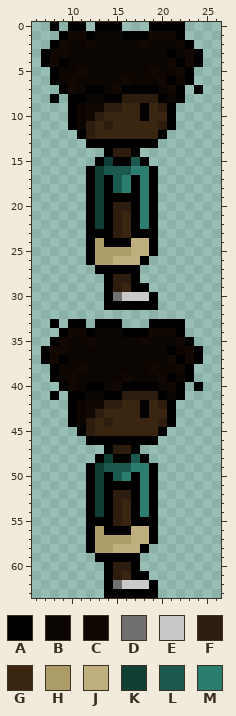
Two versions of one pixel-art sprite, SegundaChance/Assets/Sprites/Player/Mateo_idle_de_ladinho.png. Above, as it was before the edit.
The file is 32x64 pixels. Shown: x 6..26, y 0..63.
Palette (. is transparent): A #000000  B #0b0601  C #110901  D #707070  E #c9c9c9  F #2d1d0e  G #3a2511  H #ac9c67  J #bfaf7d  K #0f3e35  L #1b584d  M #2b7e6f
Pixels before, first column x 7:
 0 .A.AA.AAA...AAAA..
 1 ..ACCABBBAAACCCA..
 2 .ACBBCBBBBBCBBBCA.
 3 ACCBBBBBBBBBBBABCA
 4 ACABBBBBBBBBBBCACA
 5 .ABBCBBBBBBBCBBCA.
 6 .ABCBBBBBCBBBCABA.
 7 ..ACBAABCAAAABCA.A
 8 .A.AABBAAFFFFABA..
 9 ...ABCCFFGGAGFA...
10 ...ABCFGGGGAGGA...
11 ...ABFGFGGGGGFA...
12 ....AFGGGGGGGA....
13 .....AAAAAAAA.....
14 .......AFFA.......
15 ......AKAALA......
16 .....AKLLLMMA.....
17 .....AKALMAMA.....
18 .....AKALMAMA.....
19 .....AKAAAAMA.....
20 .....AKAFFAMA.....
21 .....AKAFGAMA.....
22 .....AKAFGAMA.....
23 .....AAAFGAAA.....
24 .....AHAAAJJA.....
25 .....AHHHHJJA.....
26 .....AHHJJJA......
27 ......AAAAA.......
28 .......AFFA.......
29 .......AFGAA......
30 .......ADEEEA.....
31 .......AAAAAA.....
32 ..................
33 .A.AA.AAA...AAAA..
34 ..ACCABBBAAACCCA..
35 .ACBBCBBBBBCBBBCA.
36 ACCBBBBBBBBBBBABCA
37 ACABBBBBBBBBBBCACA
38 .ABBCBBBBBBBCBBCA.
39 .ABCBBBBBCBBBCABA.
40 ..ACBAABCAAAABCA.A
41 .A.AABBAAFFFFABA..
42 ...ABCCFFGGAGFA...
43 ...ABCFGGGGAGGA...
44 ...ABFGFGGGGGFA...
45 ....AFGGGGGGGA....
46 .....AAAAAAAA.....
47 .......AFFA.......
48 ......AKAALA......
49 .....AKLLLMMA.....
50 .....AKALMAMA.....
51 .....AKAAAAMA.....
52 .....AKAFFAMA.....
53 .....AKAFGAMA.....
54 .....AKAFGAMA.....
55 .....AAAFGAAA.....
56 .....AHAAAJJA.....
57 .....AHHHHJJA.....
58 .....AHHJJJA......
59 ......AAAAA.......
60 .......AFFA.......
61 .......AFGAA......
62 .......ADEEEA.....
63 .......AAAAAA.....
After the commit:
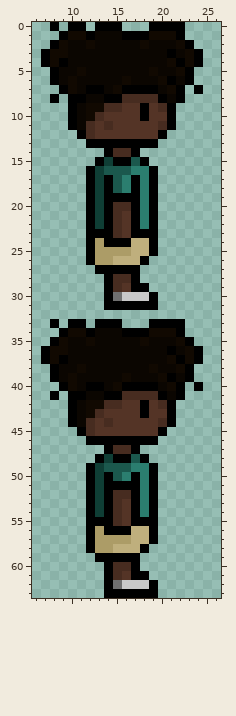
Author's note on the commit: Mudança de cor Cores da pele do Mateo ajustada para parecer com os outros desenhos
Changes in this commit:
colour F: #2d1d0e -> #472c20
colour G: #3a2511 -> #543426
